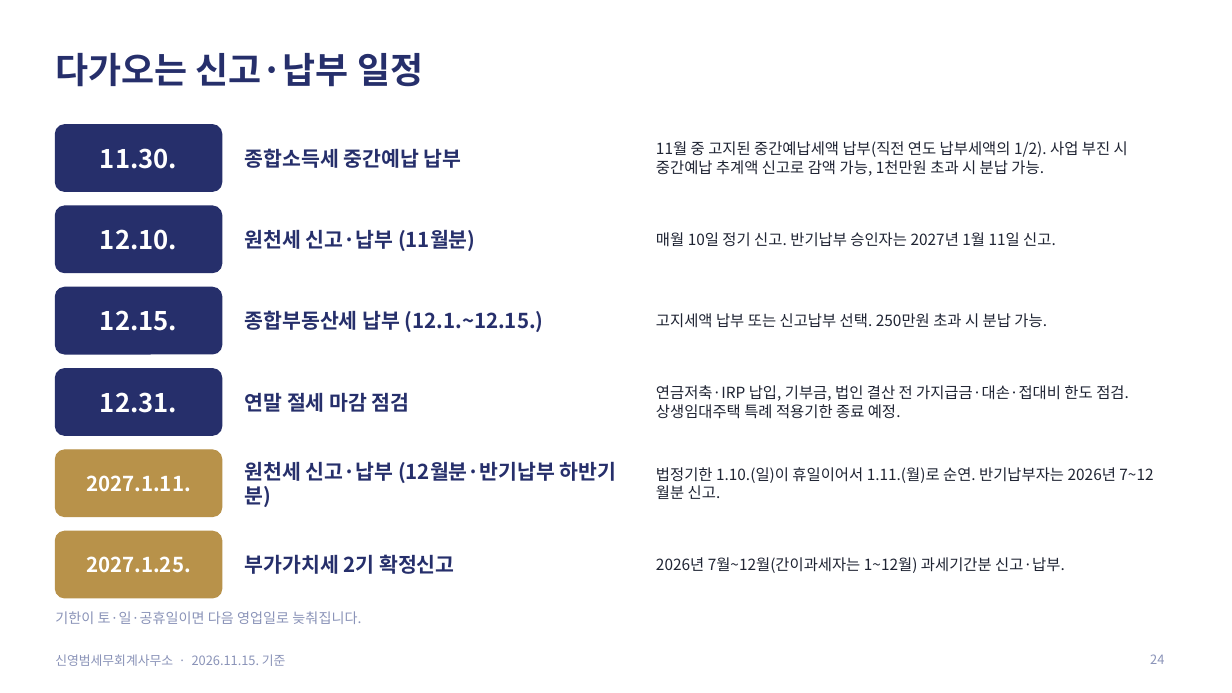
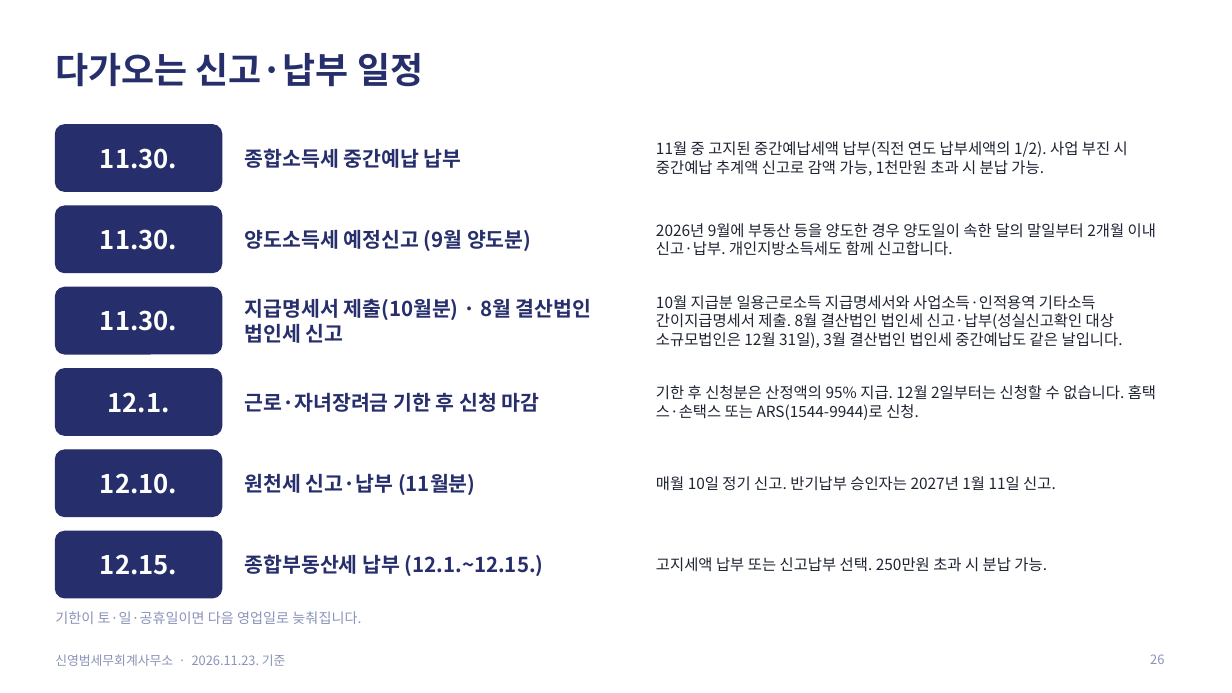
Before and after one commit to ctasyb-design/ctasyb-design.github.io, a slide deck: slide 26 of files/tax-law-update.pptx (slide 24 before the commit). Drawn at 1232x693 pixels with LibreOffice and Linux fonts; fonts in the diff are those of the drawing. Boxes give left, top, right and bottom in pixels: in the first picture for what was removed or moved away, otherwise in the second. Text is boxed around its words. In the diff, an @@ line names an element or a change of style, - is before the commit and + after.

```diff
--- a/files/tax-law-update.pptx
+++ b/files/tax-law-update.pptx
@@ text at (100, 229, 177, 250): text changed @@
-12.10.
+11.30.
@@ text at (245, 230, 531, 251): text changed @@
-원천세 신고·납부 (11월분)
+양도소득세 예정신고 (9월 양도분)
@@ text at (656, 223, 1156, 256): text changed @@
-매월 10일 정기 신고. 반기납부 승인자는 2027년 1월 11일 신고.
+2026년 9월에 부동산 등을 양도한 경우 양도일이 속한 달의 말일부터 2개월 이내 신고·납부. 개인지방소득세도 함께 신고합니다.
@@ text at (245, 298, 591, 343): text changed @@
-종합부동산세 납부 (12.1.~12.15.)
+지급명세서 제출(10월분) · 8월 결산법인 법인세 신고
@@ text at (656, 295, 1123, 348): text changed @@
-고지세액 납부 또는 신고납부 선택. 250만원 초과 시 분납 가능.
+10월 지급분 일용근로소득 지급명세서와 사업소득·인적용역 기타소득 간이지급명세서 제출. 8월 결산법인 법인세 신고·납부(성실신고확인 대상 소규모법인은 12월 31일), 3월 결산법인 법인세 중간예납도 같은 날입니다.
@@ text at (100, 310, 177, 331): text changed @@
-12.15.
+11.30.
@@ text at (656, 385, 1156, 420): text changed @@
-연금저축·IRP 납입, 기부금, 법인 결산 전 가지급금·대손·접대비 한도 점검. 상생임대주택 특례 적용기한 종료 예정.
+기한 후 신청분은 산정액의 95% 지급. 12월 2일부터는 신청할 수 없습니다. 홈택스·손택스 또는 ARS(1544-9944)로 신청.
@@ text at (107, 392, 169, 413): text changed @@
-12.31.
+12.1.
@@ text at (245, 392, 540, 412): text changed @@
-연말 절세 마감 점검
+근로·자녀장려금 기한 후 신청 마감
@@ rounded rectangle at (55, 450, 222, 517): fill #B8924A to #262F6B; outline #B8924A 1 pt to #262F6B 1 pt @@
@@ text at (100, 473, 177, 494): text changed; size 16 to 20 pt @@
-2027.1.11.
+12.10.
@@ text at (245, 474, 475, 495): text changed @@
-원천세 신고·납부 (12월분·반기납부 하반기분)
+원천세 신고·납부 (11월분)
@@ text at (656, 476, 1056, 491): text changed @@
-법정기한 1.10.(일)이 휴일이어서 1.11.(월)로 순연. 반기납부자는 2026년 7~12월분 신고.
+매월 10일 정기 신고. 반기납부 승인자는 2027년 1월 11일 신고.
@@ rounded rectangle at (55, 531, 222, 598): fill #B8924A to #262F6B; outline #B8924A 1 pt to #262F6B 1 pt @@
@@ text at (100, 554, 177, 575): text changed; size 16 to 20 pt @@
-2027.1.25.
+12.15.
@@ text at (245, 554, 544, 576): text changed @@
-부가가치세 2기 확정신고
+종합부동산세 납부 (12.1.~12.15.)
@@ text at (656, 557, 1047, 572): text changed @@
-2026년 7월~12월(간이과세자는 1~12월) 과세기간분 신고·납부.
+고지세액 납부 또는 신고납부 선택. 250만원 초과 시 분납 가능.
@@ text at (55, 654, 286, 666): text changed @@
-신영범세무회계사무소 · 2026.11.15. 기준
+신영범세무회계사무소 · 2026.11.23. 기준
@@ page number at (1150, 654, 1164, 664): text changed @@
-24
+26
```
Also in this commit, not shown: 24 other slides changed, 2 slides added.
